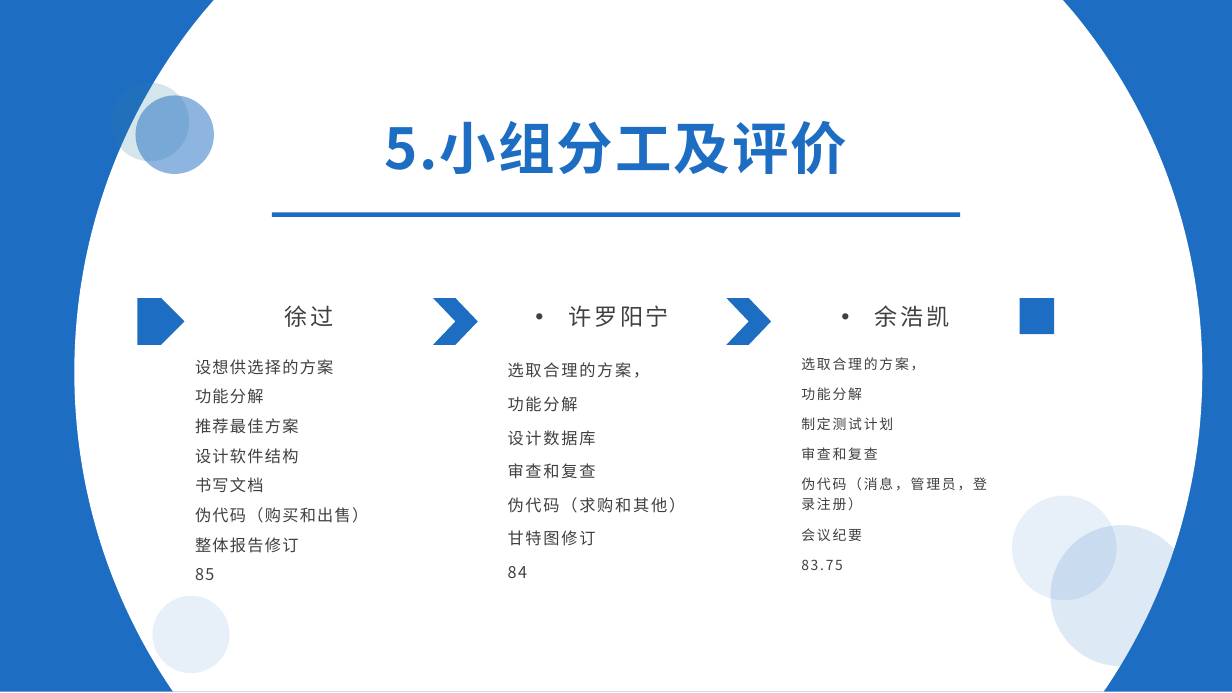
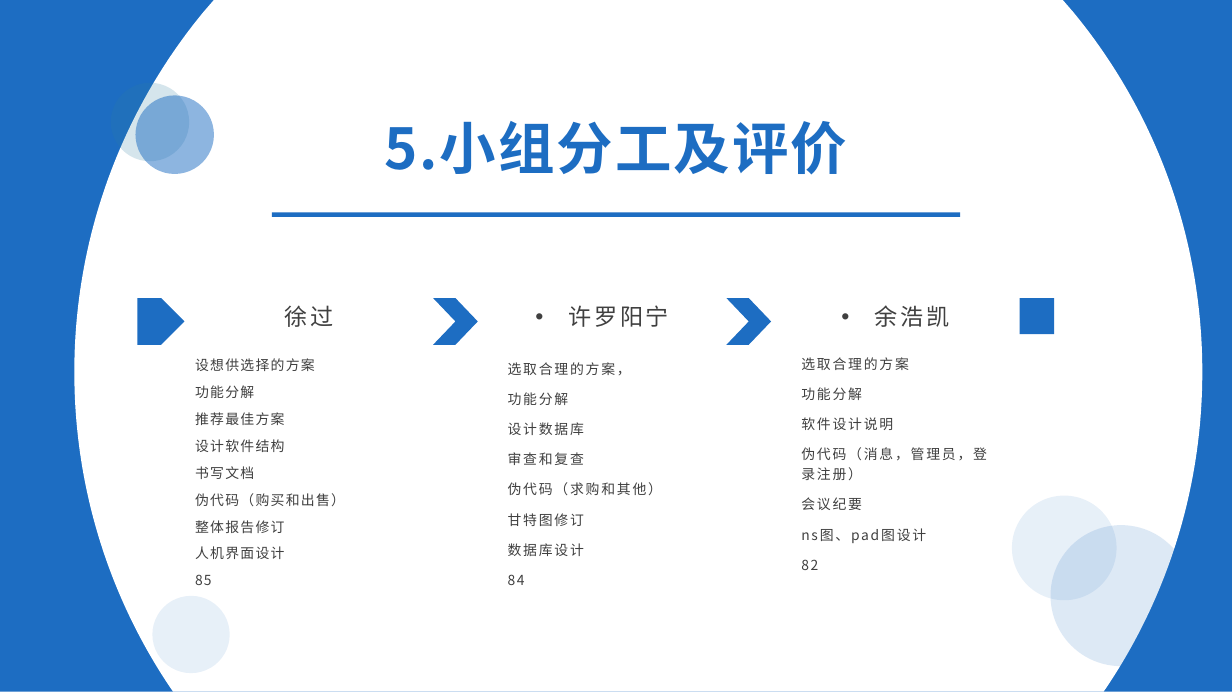
Before and after one commit to xlisses/ruang, a slide deck: slide 20 of detailed_design/项目设计.pptx (slide 19 before the commit). Drawn at 1232x693 pixels with LibreOffice and Linux fonts; fonts in the diff are those of the drawing. Boxes give left, top, right and bottom in pixels: in the first picture for what was removed or moved away, otherwise in the second. Text is boxed around its words. In the diff, an @@ line names an element or a change of style, - is before the commit and + after.

Commit message:
ppt修改，数据库修改

```diff
--- a/detailed_design/项目设计.pptx
+++ b/detailed_design/项目设计.pptx
@@ text at (195, 358, 345, 585): size 12.6 to 10.8 pt in "设想供选择的方案", "功能分解", "推荐最佳方案", "设计软件结构" and 4 more places @@
@@ text at (801, 357, 909, 370): text changed @@
-选取合理的方案，
+选取合理的方案
@@ text at (508, 362, 663, 585): size 12.6 to 10.8 pt in "选取合理的方案，", "功能分解", "设计数据库", "审查和复查" and 3 more places @@
@@ text at (801, 417, 893, 430): text changed @@
-制定测试计划
-审查和复查
+软件设计说明
@@ text at (801, 528, 926, 570): text changed @@
-83.75
+ns图、pad图设计
+82
@@ text at (195, 546, 284, 559): paragraph added @@
+人机界面设计
@@ text at (508, 543, 584, 556): paragraph added @@
+数据库设计
```
Also in this commit, not shown: 6 other slides changed, 4 slides added, 3 slides removed, 7 other files.
